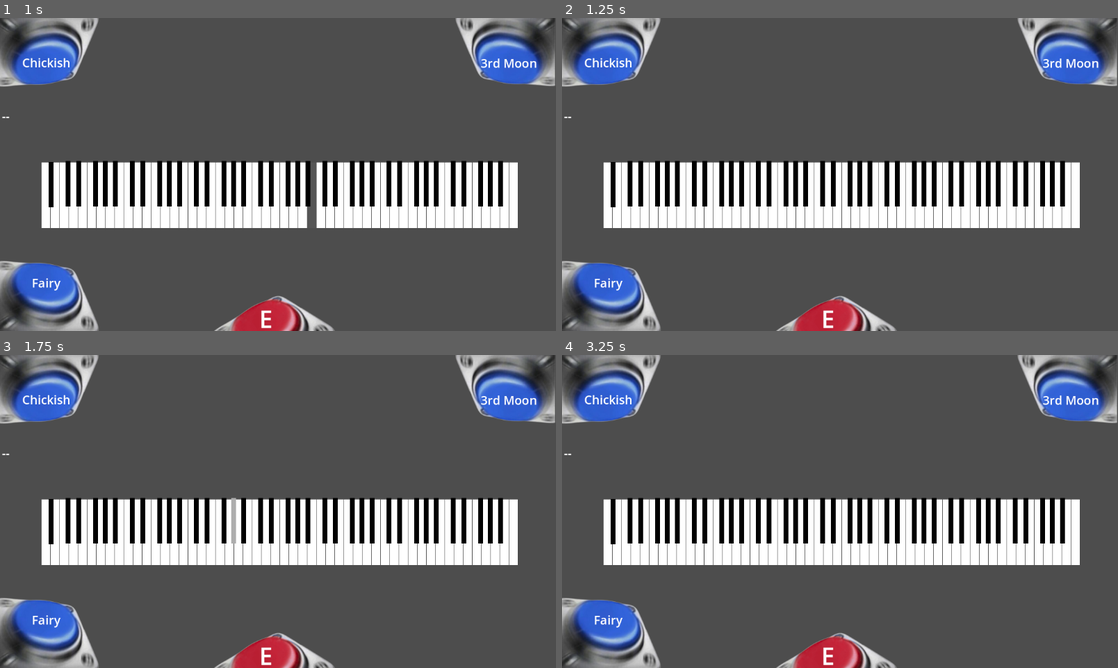
Above: before the commit, frames 1-4 (two rows, left to right).
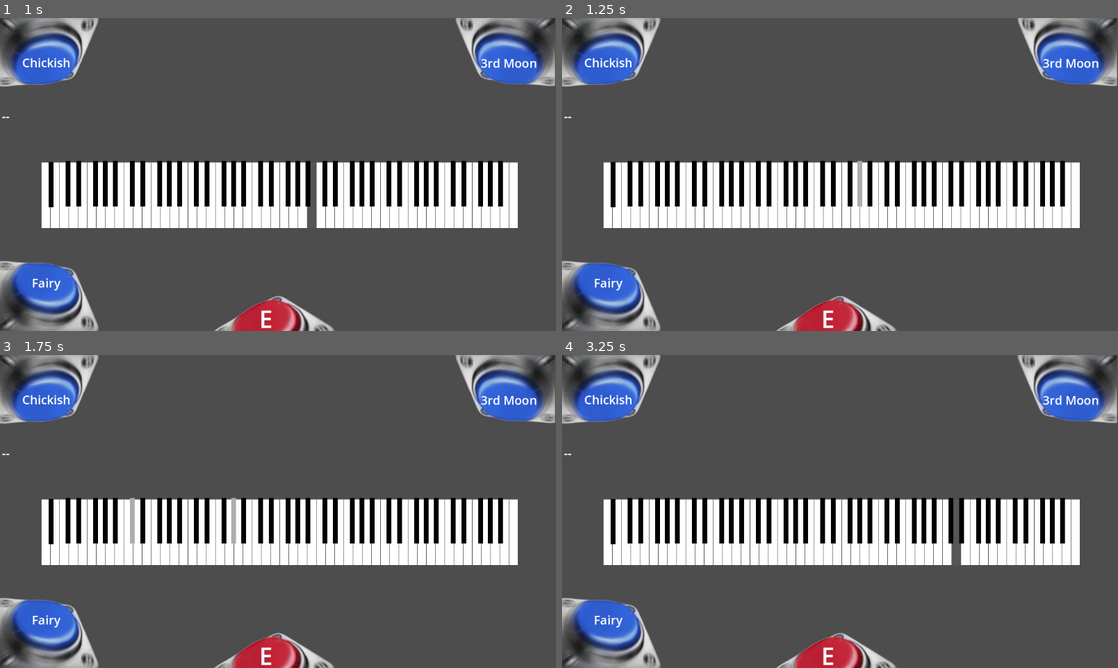
Above: after the commit, the same moments.

Repository: Luminocents/hjonkle
Game: Godot game, scene res://node_2d.tscn
The game is run twice, just before and just after one commit, with the same random seed, the same clock (stepped at 60 frames per second) and the same inputs.
Inputs:
- Up to frame 1 (1 s): click "Chickish" at 0.5 s
- Up to frame 2 (1.25 s): no input
- Up to frame 3 (1.75 s): click "3rd Moon" at 1.25 s
- Up to frame 4 (3.25 s): click "Fairy" at 2 s; click "E" at 2.75 s

Frame 1 is identical in both runs. In frame 2, 0.1% of the frame differs, in the area x 53-54%, y 45-61%; in frame 3, 0.1%; in frame 4, 0.3%, in the area x 70-72%, y 46-68%.

Commit message:
adawdwa
awdawdwa

Diff:
--- a/PianoProject/peeScript.gd
+++ b/PianoProject/peeScript.gd
@@ -1,7 +1,7 @@
 extends Node2D
 
 var nopes = {}
-var time_accuracy = .01
+var time_accuracy = .1
 var timerStart = true
 var timer = 0
 
@@ -80,7 +80,7 @@
 	timerStart = true
 	timer = 0
 	$Music.volume_db = -100
-	$Timer.start(.001)
+	$Timer.start(time_accuracy)
 
 	if nopes.has("0"):
 		play_notes(nopes["0"])
Not shown, added: PianoProject/PianoProjectHTML/index.apple-touch-icon.png.import
Not shown, added: PianoProject/PianoProjectHTML/index.icon.png.import
Not shown, added: PianoProject/PianoProjectHTML/index.png.import
Not shown, changed: Piano/index.html
Not shown, changed: Piano/index.pck
Not shown, changed: PianoProject/PianoProjectHTML/index.html
Not shown, changed: PianoProject/PianoProjectHTML/index.pck
Not shown, added: PianoProject/nod7DD4.tmp
Not shown, added: piano.zip
Not shown, added: piano/index.apple-touch-icon.png.import
Not shown, added: piano/index.icon.png.import
Not shown, added: piano/index.png.import
